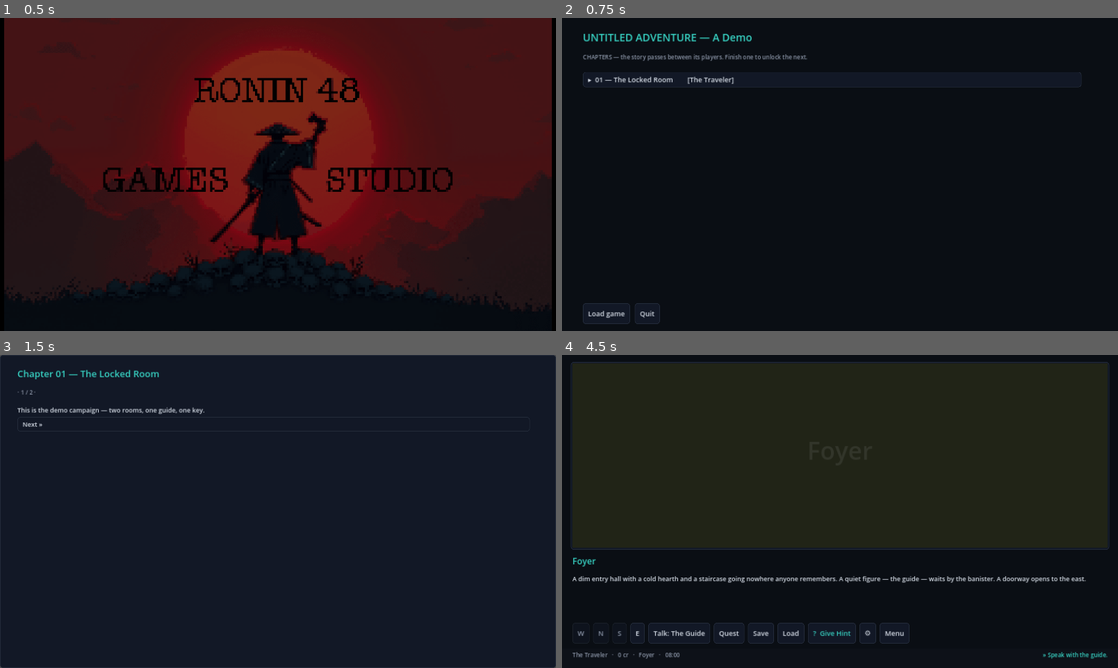
Above: before the commit, frames 1-4 (two rows, left to right).
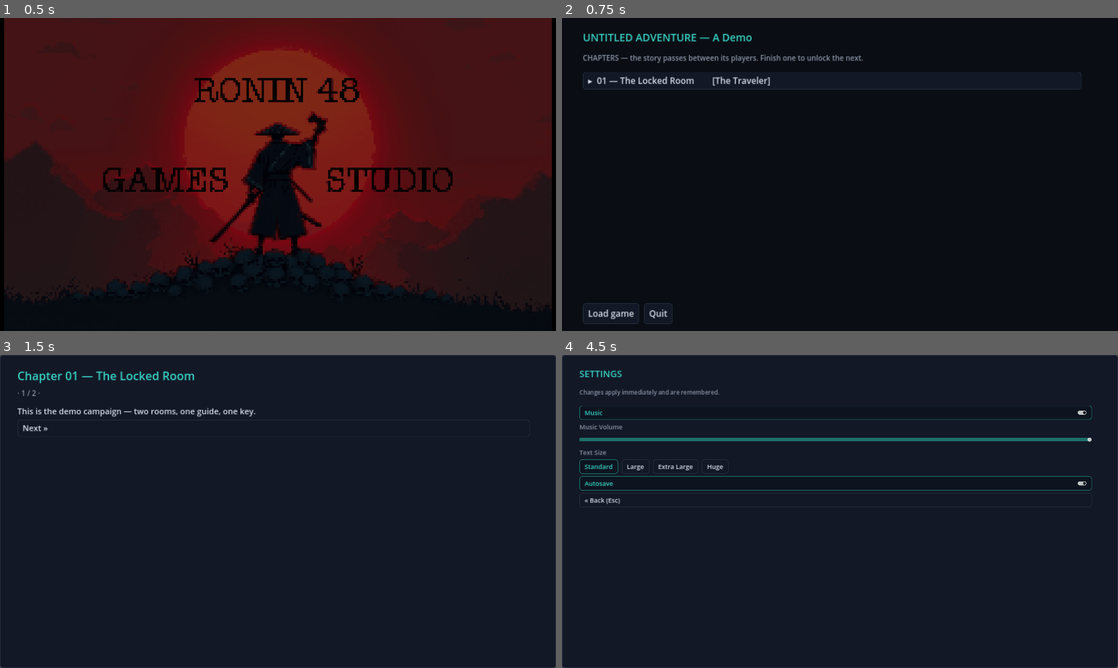
Above: after the commit, the same moments.

Repository: CryptoJones/TFS-Visual-Novel-Tools
Game: Godot game, scene res://scenes/Boot.tscn
Two runs of this game, one before a commit and one after it. Both use one fixed random seed, a clock stepped at 60 frames per second and the inputs below.
Inputs (mouse positions are in pixels of both pictures, inside the frame that each line leads up to):
- Up to frame 1 (0.5 s): no input
- Up to frame 2 (0.75 s): tap Enter at 0.5 s; move the mouse to (962, 158) at 0.52 s; hold Right from 0.53 s (still down); tap I at 0.6 s; click (962, 158) at 0.67 s
- Up to frame 3 (1.5 s): release Right at 1.25 s; click "▸ 01 — The Locked Room [The T…" at 1.25 s
- Up to frame 4 (4.5 s): click "Next »" at 2 s; click "» Begin" at 2.75 s; click "⚙" at 3.5 s; click (600, 477) at 4.25 s, where only the run after the commit has a clickable "Standard"

Frame 1 is identical in both runs. In frame 2, 1.5% of the frame differs, in the area x 3-94%, y 11-98%; in frame 3, 1.2%; in frame 4, 5.6%, in the area x 0-100%, y 0-100%.

Commit message:
feat(engine): Text Size setting and reflowing dialog; feat(scaffold): plates on story cards
Engine
- Settings -> Text Size: Standard / Large / Extra Large / Huge, persisted in
  settings.cfg, defaulting to Large. Sizes are authored for the 1920x1080 canvas
  and land small once the window is scaled onto a laptop panel. Display type
  (studio card, title, dedication, chapter heading) is never scaled.
- The dialog panel grows upward from a fixed bottom edge to fit its passage; a
  passage too tall for the screen scrolls under a 'more below' cue that clears
  once the reader reaches the end. Long passages with paragraph breaks used to
  overflow the fixed 132px text box into the reply buttons at ANY size.
- The explore screen stacks upward from the status strip, trading plate height
  for description room only when it must; menu header steps follow the text
  size and story-card art yields room above Large.
- Heights are measured from the font plus the Label's line_spacing, never read
  back off a Control (an autowrap Label reports an unwrapped minimum).

Scaffolder
- Chapter intro/outro story cards were always bare text panels: the engine reads
  intro_art / outro_art but the scaffolder never emitted them. It now passes an
  explicit intro_art / outro_art / art through, and otherwise fills each card
  with a plate from the chapter's own rooms — a random pick seeded on the chapter
  id so re-scaffolding never reshuffles, with the outro avoiding the intro's
  plates while the chapter has enough. Documented in docs/CONFIG.md.

Proven in Down and Out in the Magic Kingdom 0.1.2.

Co-Authored-By: Claude Fable 5.1 <noreply@anthropic.com>

Diff:
--- a/engine/src/core/Game.gd
+++ b/engine/src/core/Game.gd
@@ -38,6 +38,19 @@
 const VIEW_Y := 30
 const VIEW_W := 1848
 const VIEW_H := 636
+## Reader-selectable text size (Settings -> Text Size). Sizes are authored for the
+## 1920x1080 canvas, which lands small once the window is scaled onto a laptop
+## panel, so the default sits one step above the authored size. Display type
+## (studio card, title, dedication, chapter heading) is never scaled.
+const TEXT_SCALES := [["Standard", 1.0], ["Large", 1.25], ["Extra Large", 1.5], ["Huge", 1.75]]
+const TEXT_SCALE_DEFAULT := 1.25
+## Canvas y where the status strip starts / the dialog panel ends; the explore
+## and dialog layouts stack upward from these so bigger text eats plate, not UI.
+const STATUS_Y := 1014
+const DIALOG_BOTTOM := 1062
+const DIALOG_MIN_H := 378
+const DIALOG_MAX_H := 1038
+const VIEW_MIN_H := 300
 const MINUTES_PER_MOVE := 3
 const HIDDEN_ROOM := "1337"
 const VOID_IMAGE := "res://assets/ui/void.png"
@@ -48,6 +61,7 @@
 
 var _state: int = State.TITLE
 var _autosave := true                 # rolling autosave, on by default
+var _text_scale := TEXT_SCALE_DEFAULT  # Settings -> Text Size multiplier
 var _dedication_text := ""            # from chapters.json "dedication" (empty = skip card)
 var _world: World
 var _dialog: DialogEngine
@@ -83,6 +97,7 @@
 var _combat_ice: int = 0              # remaining ICE strength this run
 
 # Explore widgets
+var _view_frame: Control
 var _bg_rect: TextureRect
 var _bg_placeholder: ColorRect
 var _bg_room_glyph: Label
@@ -94,6 +109,9 @@
 var _button_bar: HBoxContainer
 
 # Dialog widgets
+var _dialog_panel: Panel
+var _dialog_scroll: ScrollContainer
+var _dialog_more: Label               # "more below" cue while a passage is unread
 var _dialog_name: Label
 var _dialog_text: Label
 var _dialog_options: VBoxContainer
@@ -123,6 +141,7 @@
 	_matrix.load_data()
 	AudioManager.track_changed.connect(_on_track_changed)
 	_load_prefs()
+	theme.default_font_size = _scaled(UITheme.BASE_FONT_SIZE)
 	_build_splash_layer()
 	_build_dedication_layer()
 	_build_title_layer()
@@ -143,8 +162,45 @@
 	add_child(c)
 	return c
 
-func _fsize(node: Control, size: int) -> void:
+## Set a node's authored font size. Scaled nodes remember it in metadata so
+## _apply_text_scale() can re-derive every size when the reader changes the
+## setting; pass scaled=false for display type that must keep its composed size.
+func _fsize(node: Control, size: int, scaled := true) -> void:
+	if scaled:
+		node.set_meta("base_font_size", size)
+		size = _scaled(size)
 	node.add_theme_font_size_override("font_size", size)
+
+func _scaled(size: int) -> int:
+	return roundi(size * _text_scale)
+
+## Height of one rendered line at an authored size, with headroom for descenders.
+func _line_h(size: int) -> int:
+	return ceili(_scaled(size) * 1.4)
+
+## Wrapped height of `text` in `node`'s font at `width`. Measured from the font
+## rather than read back off the Label: an autowrap Label reports its minimum
+## height as if unwrapped, so Control.size is useless here.
+func _text_h(node: Control, text: String, width: float, size: int) -> int:
+	var font := node.get_theme_font("font")
+	var fs := _scaled(size)
+	var h := font.get_multiline_string_size(text, HORIZONTAL_ALIGNMENT_LEFT, width, fs).y
+	# A Label also pads every line by its line_spacing constant (0 on a Button).
+	var lines := maxi(1, roundi(h / font.get_height(fs)))
+	return ceili(h + lines * node.get_theme_constant("line_spacing"))
+
+func _rescale_tree(node: Node) -> void:
+	if node is Control and node.has_meta("base_font_size"):
+		node.add_theme_font_size_override("font_size", _scaled(int(node.get_meta("base_font_size"))))
+	for c in node.get_children():
+		_rescale_tree(c)
+
+func _apply_text_scale() -> void:
+	theme.default_font_size = _scaled(UITheme.BASE_FONT_SIZE)
+	_rescale_tree(self)
+	_layout_explore()
+	if _state == State.DIALOG:
+		_layout_dialog()
 
 func _build_splash_layer() -> void:
 	_splash_layer = _full_control("StudioSplash")
@@ -182,7 +238,7 @@
 	ded.vertical_alignment = VERTICAL_ALIGNMENT_TOP
 	ded.autowrap_mode = TextServer.AUTOWRAP_WORD_SMART
 	ded.add_theme_color_override("font_color", UITheme.TEXT)
-	_fsize(ded, 40)
+	_fsize(ded, 40, false)
 	_dedication_layer.add_child(ded)
 
 func _build_title_layer() -> void:
@@ -220,7 +276,7 @@
 	series.add_theme_color_override("font_color", UITheme.TEXT)
 	series.add_theme_color_override("font_outline_color", UITheme.BG)
 	series.add_theme_constant_override("outline_size", 10)
-	_fsize(series, 44)
+	_fsize(series, 44, false)
 	_title_layer.add_child(series)
 	if sub_line != "":
 		var t := Label.new()
@@ -231,7 +287,7 @@
 		t.add_theme_color_override("font_color", UITheme.ACCENT)
 		t.add_theme_color_override("font_outline_color", UITheme.BG)
 		t.add_theme_constant_override("outline_size", 12)
-		_fsize(t, 72)
+		_fsize(t, 72, false)
 		_title_layer.add_child(t)
 	var rule := ColorRect.new()
 	rule.color = UITheme.ACCENT
@@ -247,7 +303,7 @@
 	prompt.add_theme_color_override("font_color", UITheme.TEXT)
 	prompt.add_theme_color_override("font_outline_color", UITheme.BG)
 	prompt.add_theme_constant_override("outline_size", 10)
-	_fsize(prompt, 30)
+	_fsize(prompt, 30, false)
 	_title_layer.add_child(prompt)
 	var blink := create_tween().set_loops()
 	blink.tween_property(prompt, "modulate:a", 0.15, 0.7).set_trans(Tween.TRANS_SINE)
@@ -258,7 +314,7 @@
 	ver.size = Vector2(1896, 48)
 	ver.horizontal_alignment = HORIZONTAL_ALIGNMENT_RIGHT
 	ver.add_theme_color_override("font_color", UITheme.TEXT_DIM)
-	_fsize(ver, 20)
+	_fsize(ver, 20, false)
 	_title_layer.add_child(ver)
 	# "Press any key" also means the mouse. Keys advance via _unhandled_input, but the
 	# root Control's default MOUSE_FILTER_STOP swallows mouse clicks before they reach
@@ -299,7 +355,7 @@
 	head.position = Vector2(72, 42)
 	head.size = Vector2(1776, 72)
 	head.add_theme_color_override("font_color", UITheme.ACCENT)
-	_fsize(head, 36)
+	_fsize(head, 36, false)
 	_chapters_layer.add_child(head)
 	var sub := Label.new()
 	sub.text = "CHAPTERS — the story passes between its players. Finish one to unlock the next."
@@ -364,10 +420,10 @@
 	screen.size = Vector2(1920, 1080)
 	_explore_layer.add_child(screen)
 	# Scene view: a clean framed plate (or a hue-keyed placeholder until art lands).
-	var frame := Panel.new()
-	frame.position = Vector2(VIEW_X - 6, VIEW_Y - 6)
-	frame.size = Vector2(VIEW_W + 12, VIEW_H + 12)
-	_explore_layer.add_child(frame)
+	_view_frame = Panel.new()
+	_view_frame.position = Vector2(VIEW_X - 6, VIEW_Y - 6)
+	_view_frame.size = Vector2(VIEW_W + 12, VIEW_H + 12)
+	_explore_layer.add_child(_view_frame)
 	_bg_placeholder = ColorRect.new()
 	_bg_placeholder.color = Color("141a28")
 	_bg_placeholder.position = Vector2(VIEW_X, VIEW_Y)
@@ -378,7 +434,7 @@
 	_bg_room_glyph.size = Vector2(VIEW_W, 156)
 	_bg_room_glyph.horizontal_alignment = HORIZONTAL_ALIGNMENT_CENTER
 	_bg_room_glyph.add_theme_color_override("font_color", Color(1, 1, 1, 0.08))
-	_fsize(_bg_room_glyph, 84)
+	_fsize(_bg_room_glyph, 84, false)
 	_explore_layer.add_child(_bg_room_glyph)
 	_bg_rect = TextureRect.new()
 	_bg_rect.expand_mode = TextureRect.EXPAND_IGNORE_SIZE
@@ -399,6 +455,9 @@
 	_desc_lbl.position = Vector2(VIEW_X, 756)
 	_desc_lbl.size = Vector2(VIEW_W, 162)
 	_desc_lbl.autowrap_mode = TextServer.AUTOWRAP_WORD_SMART
+	# Clipped so the box can be held to the height _layout_explore() gives it
+	# (an unclipped autowrap Label refuses to be shorter than its text).
+	_desc_lbl.clip_text = true
 	_desc_lbl.add_theme_color_override("font_color", UITheme.TEXT)
 	_fsize(_desc_lbl, 22)
 	_explore_layer.add_child(_desc_lbl)
@@ -416,6 +475,7 @@
 	_status_lbl = Label.new()
 	_status_lbl.position = Vector2(36, 1020)
 	_status_lbl.size = Vector2(1080, 54)
+	_status_lbl.text_overrun_behavior = TextServer.OVERRUN_TRIM_ELLIPSIS
 	_status_lbl.add_theme_color_override("font_color", UITheme.TEXT_DIM)
 	_fsize(_status_lbl, 20)
 	_explore_layer.add_child(_status_lbl)
@@ -439,32 +499,118 @@
 	_fsize(_toast_lbl, 32)
 	_toast_lbl.visible = false
 	_explore_layer.add_child(_toast_lbl)
+	_layout_explore()
+
+## Stack the explore UI upward from the status strip: action bar, description,
+## room name — and whatever is left is the plate. At Standard and Large every
+## description fits the authored 162px box, so the plate keeps its authored
+## height; only bigger text (or an unusually long description) trades plate for
+## legibility. Runs on build, on every room change, and when Text Size changes.
+## Returns false if the description had to be clipped to keep VIEW_MIN_H of plate.
+func _layout_explore() -> bool:
+	var bar_h := maxi(72, _line_h(22) + 22)
+	var name_h := maxi(60, _line_h(30))
+	var want_h := maxi(162, _text_h(_desc_lbl, _desc_lbl.text, VIEW_W, 22) + 6)
+	var desc_h := mini(want_h, STATUS_Y - 18 - bar_h - 6 - 6 - name_h - 24 - VIEW_Y - VIEW_MIN_H)
+	var bar_y := STATUS_Y - 18 - bar_h
+	var desc_y := bar_y - 6 - desc_h
+	var name_y := desc_y - 6 - name_h
+	var view_h := name_y - 24 - VIEW_Y
+	_button_bar.position = Vector2(VIEW_X, bar_y)
+	_button_bar.size = Vector2(VIEW_W, bar_h)
+	_desc_lbl.position = Vector2(VIEW_X, desc_y)
+	_desc_lbl.size = Vector2(VIEW_W, desc_h)
+	_room_name_lbl.position = Vector2(VIEW_X, name_y)
+	_room_name_lbl.size = Vector2(VIEW_W, name_h)
+	_view_frame.size = Vector2(VIEW_W + 12, view_h + 12)
+	_bg_placeholder.size = Vector2(VIEW_W, view_h)
+	_bg_rect.size = Vector2(VIEW_W, view_h)
+	_bg_room_glyph.position = Vector2(VIEW_X, VIEW_Y + (view_h - 156) * 0.5)
+	_toast_lbl.position = Vector2(VIEW_X, VIEW_Y + (view_h - 168) * 0.5)
+	return desc_h == want_h
 
 func _build_dialog_layer() -> void:
 	_dialog_layer = _full_control("Dialog")
 	_dialog_layer.mouse_filter = Control.MOUSE_FILTER_STOP
 	var panel := Panel.new()
-	panel.position = Vector2(24, 684)
-	panel.size = Vector2(1872, 378)
+	panel.position = Vector2(24, DIALOG_BOTTOM - DIALOG_MIN_H)
+	panel.size = Vector2(1872, DIALOG_MIN_H)
 	_dialog_layer.add_child(panel)
+	_dialog_panel = panel
 	_dialog_name = Label.new()
 	_dialog_name.position = Vector2(36, 18)
 	_dialog_name.size = Vector2(1800, 48)
 	_dialog_name.add_theme_color_override("font_color", UITheme.ACCENT)
 	_fsize(_dialog_name, 24)
 	panel.add_child(_dialog_name)
+	# The passage sits in a scroller: _layout_dialog() grows the panel to fit it,
+	# and only a passage too tall for the screen at the chosen Text Size scrolls.
+	_dialog_scroll = ScrollContainer.new()
+	_dialog_scroll.horizontal_scroll_mode = ScrollContainer.SCROLL_MODE_DISABLED
+	_dialog_scroll.position = Vector2(36, 72)
+	_dialog_scroll.size = Vector2(1800, 132)
+	panel.add_child(_dialog_scroll)
 	_dialog_text = Label.new()
-	_dialog_text.position = Vector2(36, 72)
-	_dialog_text.size = Vector2(1800, 132)
 	_dialog_text.autowrap_mode = TextServer.AUTOWRAP_WORD_SMART
 	_dialog_text.add_theme_color_override("font_color", UITheme.TEXT)
 	_fsize(_dialog_text, 24)
-	panel.add_child(_dialog_text)
+	_dialog_scroll.add_child(_dialog_text)
+	# A thin scrollbar is easy to miss, and missing it means skipping the end of
+	# the passage — so say so, until the reader has actually reached the bottom.
+	_dialog_more = Label.new()
+	_dialog_more.text = "▼ more below — scroll"
+	_dialog_more.position = Vector2(36, 18)
+	_dialog_more.size = Vector2(1800, 48)
+	_dialog_more.horizontal_alignment = HORIZONTAL_ALIGNMENT_RIGHT
+	_dialog_more.mouse_filter = Control.MOUSE_FILTER_IGNORE
+	_dialog_more.add_theme_color_override("font_color", UITheme.ACCENT)
+	_fsize(_dialog_more, 20)
+	_dialog_more.visible = false
+	panel.add_child(_dialog_more)
+	_dialog_scroll.get_v_scroll_bar().value_changed.connect(_on_dialog_scrolled)
 	_dialog_options = VBoxContainer.new()
 	_dialog_options.position = Vector2(36, 210)
 	_dialog_options.size = Vector2(1800, 156)
 	_dialog_options.add_theme_constant_override("separation", 6)
 	panel.add_child(_dialog_options)
+
+func _on_dialog_scrolled(value: float) -> void:
+	var bar := _dialog_scroll.get_v_scroll_bar()
+	if value >= bar.max_value - bar.page - 2.0:
+		_dialog_more.visible = false
+
+## Size the dialog panel to its content and grow it UPWARD from a fixed bottom
+## edge, so long passages and larger text cover more of the plate instead of
+## running into the reply buttons. Every height is measured from the font —
+## never read back off a Control (see _text_h). Returns false when the passage
+## is too tall for the screen at this Text Size and scrolls instead.
+func _layout_dialog() -> bool:
+	const INNER := 1800
+	const TEXT_W := INNER - 24    # leaves the scrollbar its gutter
+	var name_h := maxi(48, _line_h(24))
+	var full_h := _text_h(_dialog_text, _dialog_text.text, TEXT_W, 24) + 6
+	var text_h := maxi(132, full_h)
+	var opts_h := -6
+	for b in _dialog_options.get_children():
+		if not b.is_queued_for_deletion():
+			opts_h += _text_h(b, b.text, INNER - 40, 22) + 24 + 6
+	opts_h = maxi(0, opts_h)
+	var chrome_h := 18 + name_h + 6 + 6 + opts_h + 12
+	var fits := chrome_h + text_h <= DIALOG_MAX_H
+	text_h = mini(text_h, DIALOG_MAX_H - chrome_h)
+	var panel_h := maxi(DIALOG_MIN_H, chrome_h + text_h)
+	_dialog_panel.position = Vector2(24, DIALOG_BOTTOM - panel_h)
+	_dialog_panel.size = Vector2(1872, panel_h)
+	_dialog_name.size = Vector2(INNER, name_h)
+	_dialog_scroll.position = Vector2(36, 18 + name_h + 6)
+	_dialog_scroll.size = Vector2(INNER, text_h)
+	_dialog_scroll.scroll_vertical = 0
+	_dialog_text.custom_minimum_size = Vector2(TEXT_W, full_h)
+	_dialog_more.size = Vector2(INNER, name_h)
+	_dialog_more.visible = not fits
+	_dialog_options.position = Vector2(36, 18 + name_h + 6 + text_h + 6)
+	_dialog_options.size = Vector2(INNER, opts_h)
+	return fits
 
 func _build_menu_layer() -> void:
 	# One reusable full-screen list panel: shops, net terminal, cyberspace,
@@ -509,6 +655,10 @@
 	_state = State.MENU
 	_show_only(_menu_layer)
 	var art_h := 570 if big_art else 450
+	# Above Large the header and body need the room more than the art does.
+	art_h -= roundi(maxf(0.0, _text_scale - 1.25) * 320.0)
+	var title_step := maxi(72, _line_h(32) + 6)
+	var info_step := maxi(60, _line_h(20) + 12)
 	if img_path != "":
 		var t: Texture2D = Assets.load_texture(img_path)
 		_menu_img.texture = t
@@ -518,9 +668,9 @@
 	_menu_img.size = Vector2(1824, art_h)
 	var top: int = (art_h + 60) if _menu_img.visible else 42
 	_menu_title.position = Vector2(60, top)
-	_menu_info.position = Vector2(60, top + 72)
-	_menu_scroll.position = Vector2(60, top + 132)
-	_menu_scroll.size = Vector2(1800, 1044 - (top + 132))
+	_menu_info.position = Vector2(60, top + title_step)
+	_menu_scroll.position = Vector2(60, top + title_step + info_step)
+	_menu_scroll.size = Vector2(1800, 1044 - (top + title_step + info_step))
 	_menu_title.text = title
 	_menu_info.text = info
 	for c in _menu_list.get_children():
@@ -1073,6 +1223,7 @@
 		GameState.set_flag(str(r["on_enter_flag"]))
 		_check_quest()
 	_desc_lbl.text = r.get("desc", "")
+	_layout_explore()
 	_rebuild_buttons(r)
 	_refresh_status()
 	AudioManager.play(AudioManager.for_room(r))
@@ -1094,6 +1245,7 @@
 		_bg_placeholder.color = Color("050609")
 		_bg_room_glyph.text = "1337"
 	_desc_lbl.text = "You slipped through a crack in the matrix into a room that's on no map. The exits have been sanded off. The only thing still answering is the soundtrack."
+	_layout_explore()
 	for c in _button_bar.get_children():
 		c.queue_free()
 	var loadb := Button.new()
@@ -1387,6 +1539,18 @@
 	vs.custom_minimum_size = Vector2(1758, 40)
 	vs.value_changed.connect(_set_music_volume)
 	_menu_list.add_child(vs)
+	_menu_label("Text Size", true)
+	var sizes := HBoxContainer.new()
+	sizes.add_theme_constant_override("separation", 12)
+	for opt in TEXT_SCALES:
+		var tb := Button.new()
+		tb.text = str(opt[0])
+		tb.toggle_mode = true
+		tb.button_pressed = is_equal_approx(float(opt[1]), _text_scale)
+		_fsize(tb, 22)
+		tb.pressed.connect(_set_text_scale.bind(float(opt[1])))
+		sizes.add_child(tb)
+	_menu_list.add_child(sizes)
 	var ab := CheckButton.new()
 	ab.text = "Autosave"
 	ab.button_pressed = _autosave
@@ -1404,6 +1568,12 @@
 func _set_music_volume(v: float) -> void:
 	AudioManager.set_music_volume(v)
 
+func _set_text_scale(v: float) -> void:
+	_text_scale = v
+	_save_prefs()
+	_apply_text_scale()
+	_open_settings()   # rebuild the panel at the new size, selection re-marked
+
 func _set_autosave_enabled(on: bool) -> void:
 	_autosave = on
 	_save_prefs()
@@ -1421,11 +1591,13 @@
 	var cf := ConfigFile.new()
 	if cf.load(SETTINGS_PATH) == OK:
 		_autosave = bool(cf.get_value("game", "autosave", true))
+		_text_scale = clampf(float(cf.get_value("game", "text_scale", TEXT_SCALE_DEFAULT)), 1.0, 1.75)
 
 func _save_prefs() -> void:
 	var cf := ConfigFile.new()
 	cf.load(SETTINGS_PATH)
 	cf.set_value("game", "autosave", _autosave)
+	cf.set_value("game", "text_scale", _text_scale)
 	cf.save(SETTINGS_PATH)
 
 func _do_load_slug(slug: String) -> void:
@@ -1551,6 +1723,7 @@
 		_fsize(b, 22)
 		b.pressed.connect(_end_dialog)
 		_dialog_options.add_child(b)
+	_layout_dialog()
 
 func _on_dialog_option(raw_index: int) -> void:
 	if _dialog.choose(raw_index):
--- a/engine/src/ui/UITheme.gd
+++ b/engine/src/ui/UITheme.gd
@@ -15,10 +15,13 @@
 const ACCENT := Color("37d2c3")        # accent — change this one color to rebrand
 const ACCENT_DIM := Color("1d6f68")
 const DANGER := Color("e05561")
+## Authored size of un-overridden text (chapter list, footer buttons). Game.gd
+## multiplies it by the reader's Text Size setting.
+const BASE_FONT_SIZE := 24
 
 static func build() -> Theme:
 	var th := Theme.new()
-	th.default_font_size = 24
+	th.default_font_size = BASE_FONT_SIZE
 
 	# Flat, rounded buttons with an accent hover.
 	var normal := _box(PANEL, PANEL_BORDER)
Not shown, changed: docs/CONFIG.md
Not shown, changed: tests/test_scaffold.py
Not shown, changed: tfs_vn/scaffold.py
